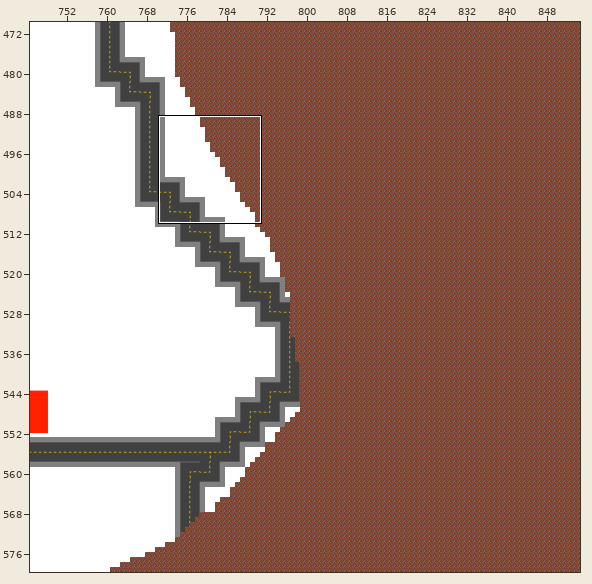
Tiled map: Workspace/Game/core/assets/Map/map2.tmx. Above: a wide view before the commit, with the close-up outlined.
Close-up. Before the edit:
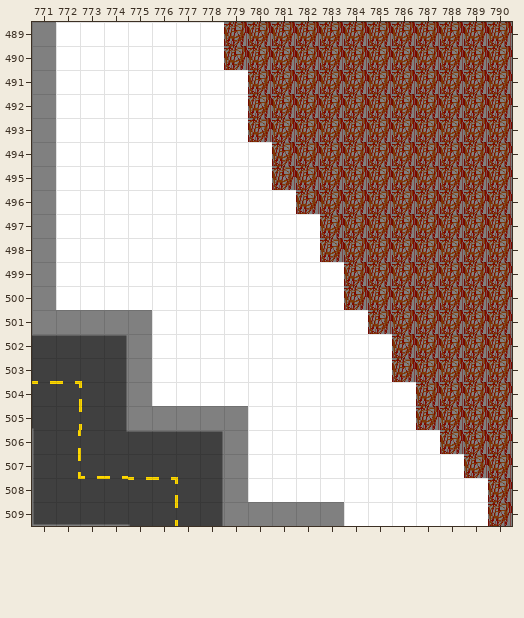
Cells are 32x32 px. Shown: x 771..790, y 489..509. The commit also changed other parts of the map, which this record leaves out. Tiles whose own drawing changed are shown in their newer look in all pictures.
After:
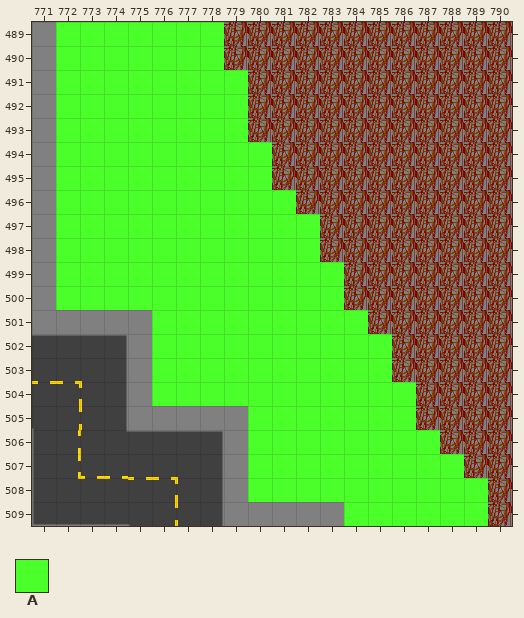
Key: from "Grass": A 0.
_ is an empty cell.
Edits made:
Changed rows in their new state; . is an unchanged cell.
Layer "Terrain Layer":
first column x 772:
489 AAAAAAA...........
490 AAAAAAA...........
491 AAAAAAAA..........
492 AAAAAAAA..........
493 AAAAAAAA..........
494 AAAAAAAAA.........
495 AAAAAAAAA.........
496 AAAAAAAAAA........
497 AAAAAAAAAAA.......
498 AAAAAAAAAAA.......
499 AAAAAAAAAAAA......
500 AAAAAAAAAAAA......
501 ....AAAAAAAAA.....
502 ....AAAAAAAAAA....
503 ....AAAAAAAAAA....
504 ....AAAAAAAAAAA...
505 ........AAAAAAA...
506 ........AAAAAAAA..
507 ........AAAAAAAAA.
508 ........AAAAAAAAAA
509 ............AAAAAA
Changed places in both close-ups, as pixel boxes (x1, y1, x2, y2):
added: (56, 22, 488, 526)
